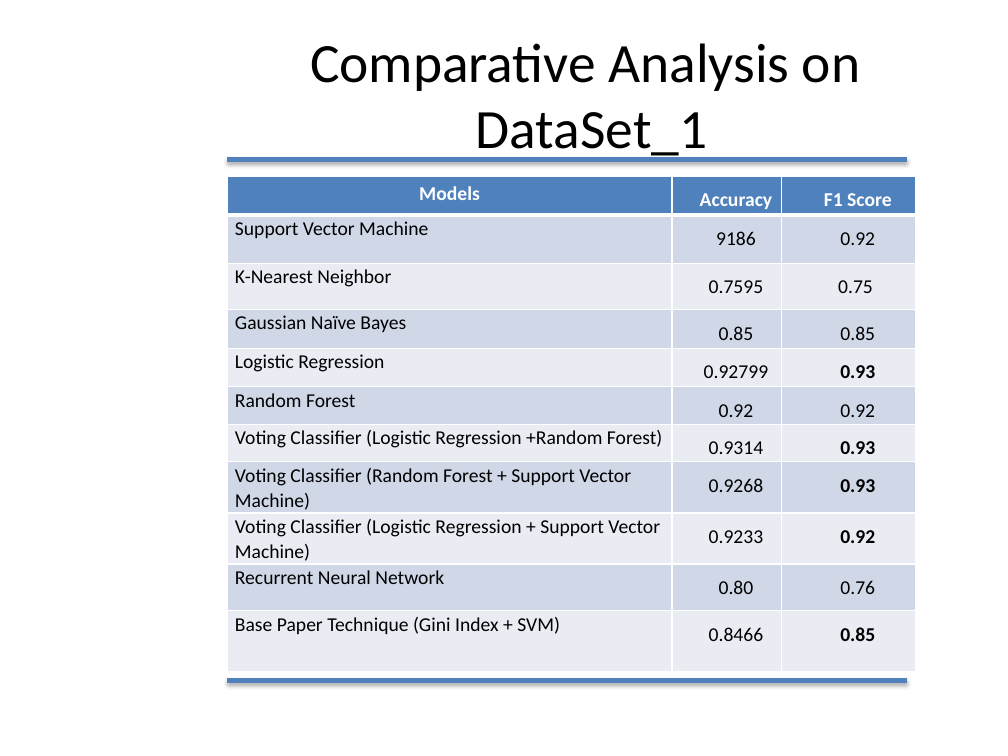
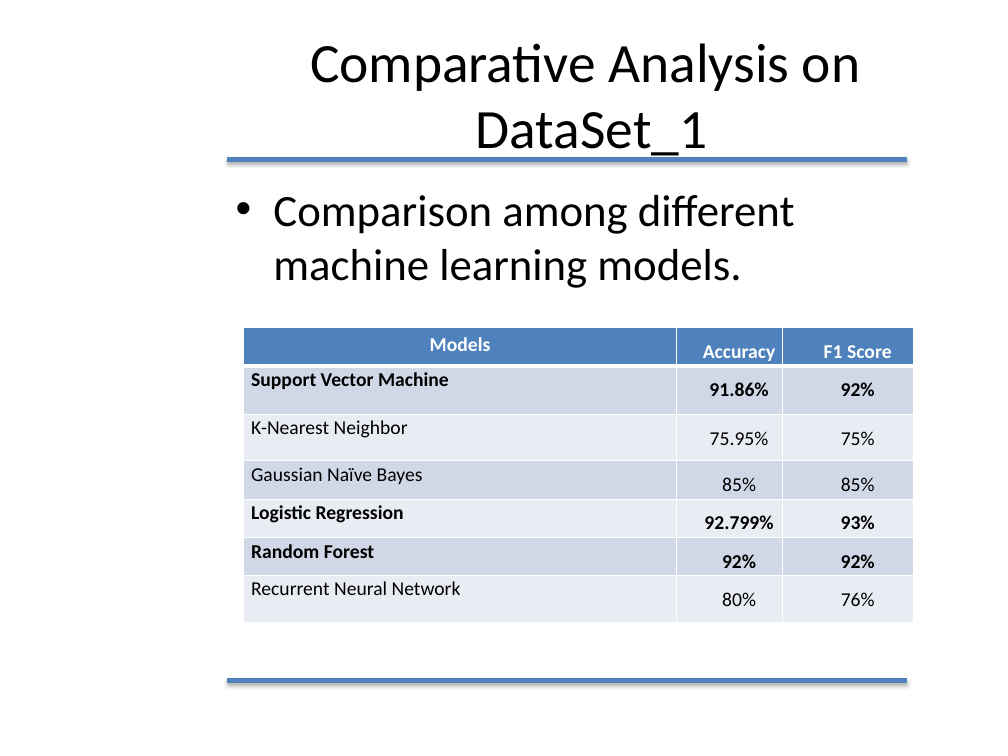
Before and after one commit to furqan-durrani/Thesisss, a slide deck: slide 25 of Furqan Durrani.pptx. Drawn at 1008x756 pixels with LibreOffice and Linux fonts; fonts in the diff are those of the drawing; background and template pictures are left out. Boxes give left, top, right and bottom in pixels: in the first picture for what was removed or moved away, otherwise in the second. Text is boxed around its words. In the diff, an @@ line names an element or a change of style, - is before the commit and + after.

```diff
--- a/Furqan Durrani.pptx
+++ b/Furqan Durrani.pptx
@@ text added at [273, 195, 795, 288], 32 pt, text #000000 @@
+• Comparison among different machine learning models.
@@ table at [244, 328, 914, 622] @@
-row 2: Support Vector Machine | 9186 | 0.92
-row 3: K-Nearest Neighbor | 0.7595 | 0.75
-row 4: Gaussian Naïve Bayes | 0.85 | 0.85
-row 5: Logistic Regression | 0.92799 | 0.93
-row 6: Random Forest | 0.92 | 0.92
-row 7: Voting Classifier (Logistic Regression +Random Forest) | 0.9314 | 0.93
-row 8: Voting Classifier (Random Forest + Support Vector Machine) | 0.9268 | 0.93
-row 9: Voting Classifier (Logistic Regression + Support Vector Machine) | 0.9233 | 0.92
-row 10: Recurrent Neural Network | 0.80 | 0.76
-row 11: Base Paper Technique (Gini Index + SVM) | 0.8466 | 0.85
+row 2: Support Vector Machine | 91.86% | 92%
+row 3: K-Nearest Neighbor | 75.95% | 75%
+row 4: Gaussian Naïve Bayes | 85% | 85%
+row 5: Logistic Regression | 92.799% | 93%
+row 6: Random Forest | 92% | 92%
+row 7: Recurrent Neural Network | 80% | 76%
@@ table: place and size @@
-table at [228, 176, 915, 668]
+table at [244, 328, 914, 622]
```
Also in this commit, not shown: 14 other slides changed, 3 slides added, 1 slide removed.
